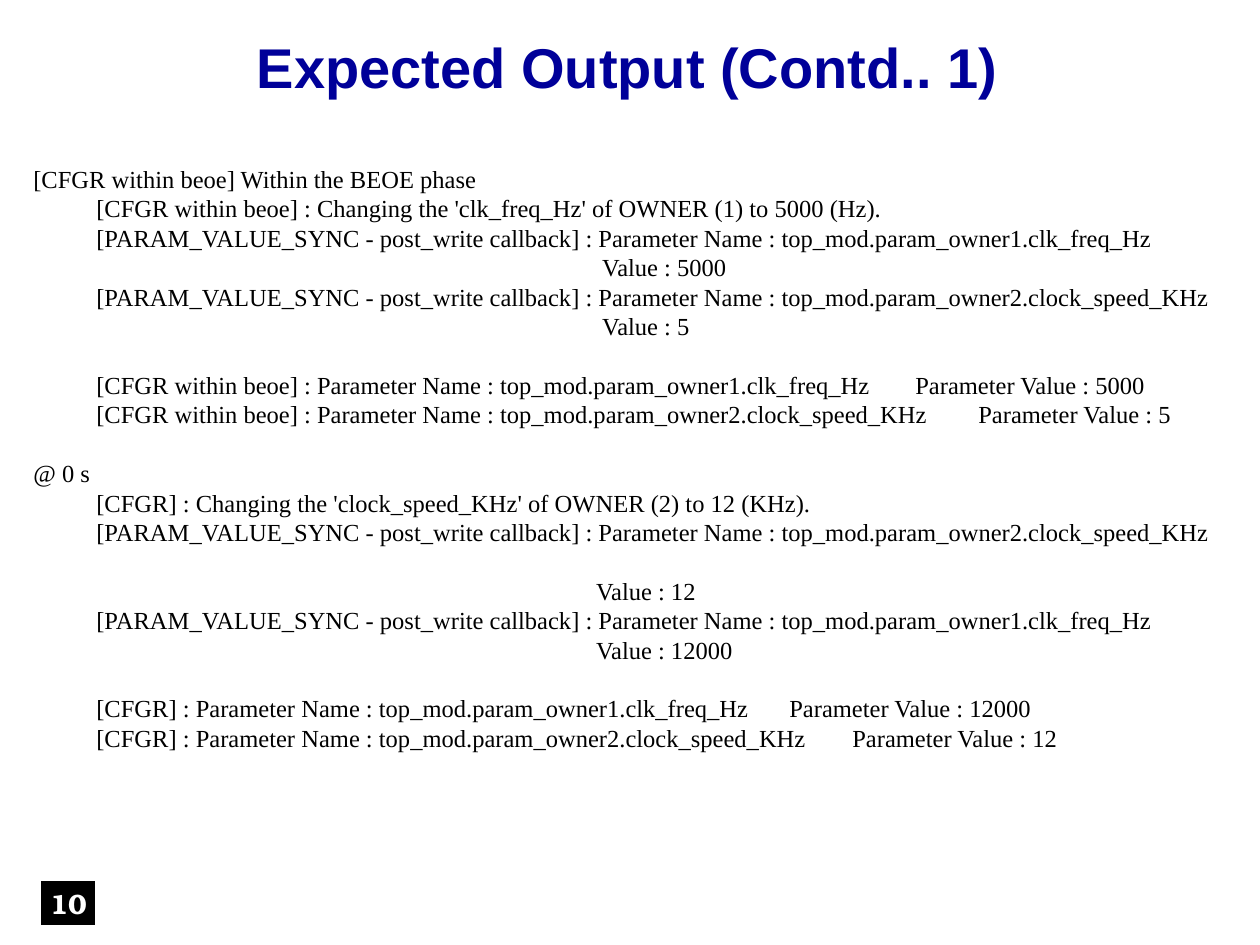
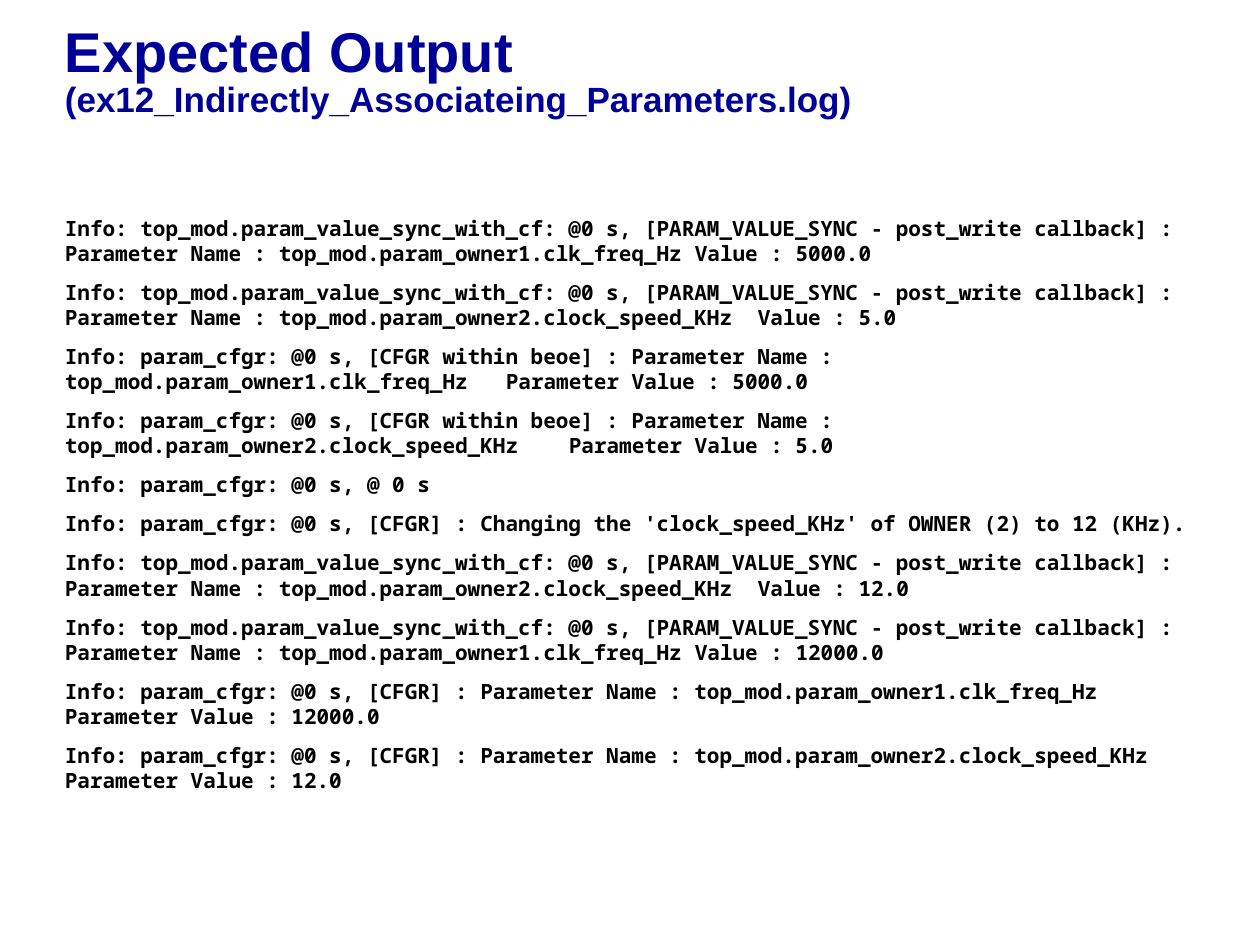
Before and after one commit to accellera-official/cci, a slide deck: slide 9 of examples/ex12_Indirectly_Associating_Parameters/docs/ex12_Indirectly_Associating_Parameters.ppt (slide 10 before the commit). Drawn at 1260x945 pixels with LibreOffice and Linux fonts; fonts in the diff are those of the drawing; background and template pictures are left out. Boxes give left, top, right and bottom in pixels: in the first picture for what was removed or moved away, otherwise in the second. Text is boxed around its words. In the diff, an @@ line names an element or a change of style, - is before the commit and + after.

```diff
--- a/examples/ex12_Indirectly_Associating_Parameters/docs/ex12_Indirectly_Associating_Parameters.ppt
+++ b/examples/ex12_Indirectly_Associating_Parameters/docs/ex12_Indirectly_Associating_Parameters.ppt
@@ title added at (65,31,851,119), 20 pt, text #000099, bold @@
+Expected Output (ex12_Indirectly_Associateing_Parameters.log)
@@ free removed at (181,37,1074,106) @@
-Expected Output (Contd.. 1)
@@ text "Info: top_mod.param_value_sync_with_cf: @0 s, [PARAM_VALUE_S ...": place and size @@
-text "Info: top_mod.param_value_sync_with_cf: @0 s, [PARAM_VALUE_S ..." at (21,158,1228,756)
+text "Info: top_mod.param_value_sync_with_cf: @0 s, [PARAM_VALUE_S ..." at (65,219,1186,789)
@@ text at (65,219,1186,789): text changed; size 14 to 12 pt; font Times New Roman to Noto Sans Mono; bold on @@
-[CFGR within beoe] Within the BEOE phase
-[CFGR within beoe] : Changing the 'clk_freq_Hz' of OWNER (1) to 5000 (Hz).
-[PARAM_VALUE_SYNC - post_write callback] : Parameter Name : top_mod.param_owner1.clk_freq_Hz
-Value : 5000
-[PARAM_VALUE_SYNC - post_write callback] : Parameter Name : top_mod.param_owner2.clock_speed_KHz
-Value : 5
-[CFGR within beoe] : Parameter Name : top_mod.param_owner1.clk_freq_Hz Parameter Value : 5000
-[CFGR within beoe] : Parameter Name : top_mod.param_owner2.clock_speed_KHz Parameter Value : 5
-@ 0 s
-[CFGR] : Changing the 'clock_speed_KHz' of OWNER (2) to 12 (KHz).
-[PARAM_VALUE_SYNC - post_write callback] : Parameter Name : top_mod.param_owner2.clock_speed_KHz
-Value : 12
-[PARAM_VALUE_SYNC - post_write callback] : Parameter Name : top_mod.param_owner1.clk_freq_Hz
-Value : 12000
-[CFGR] : Parameter Name : top_mod.param_owner1.clk_freq_Hz Parameter Value : 12000
-[CFGR] : Parameter Name : top_mod.param_owner2.clock_speed_KHz Parameter Value : 12
+Info: top_mod.param_value_sync_with_cf: @0 s, [PARAM_VALUE_SYNC - post_write callback] : Parameter Name : top_mod.param_owner1.clk_freq_Hz Value : 5000.0
+Info: top_mod.param_value_sync_with_cf: @0 s, [PARAM_VALUE_SYNC - post_write callback] : Parameter Name : top_mod.param_owner2.clock_speed_KHz Value : 5.0
+Info: param_cfgr: @0 s, [CFGR within beoe] : Parameter Name : top_mod.param_owner1.clk_freq_Hz Parameter Value : 5000.0
+Info: param_cfgr: @0 s, [CFGR within beoe] : Parameter Name : top_mod.param_owner2.clock_speed_KHz Parameter Value : 5.0
+Info: param_cfgr: @0 s, @ 0 s
+Info: param_cfgr: @0 s, [CFGR] : Changing the 'clock_speed_KHz' of OWNER (2) to 12 (KHz).
+Info: top_mod.param_value_sync_with_cf: @0 s, [PARAM_VALUE_SYNC - post_write callback] : Parameter Name : top_mod.param_owner2.clock_speed_KHz Value : 12.0
+Info: top_mod.param_value_sync_with_cf: @0 s, [PARAM_VALUE_SYNC - post_write callback] : Parameter Name : top_mod.param_owner1.clk_freq_Hz Value : 12000.0
+Info: param_cfgr: @0 s, [CFGR] : Parameter Name : top_mod.param_owner1.clk_freq_Hz Parameter Value : 12000.0
+Info: param_cfgr: @0 s, [CFGR] : Parameter Name : top_mod.param_owner2.clock_speed_KHz Parameter Value : 12.0
@@ rectangle removed at (42,882,94,924) @@
-10
```
Also in this commit, not shown: 8 other slides changed, 2 slides removed, 7 other files.
